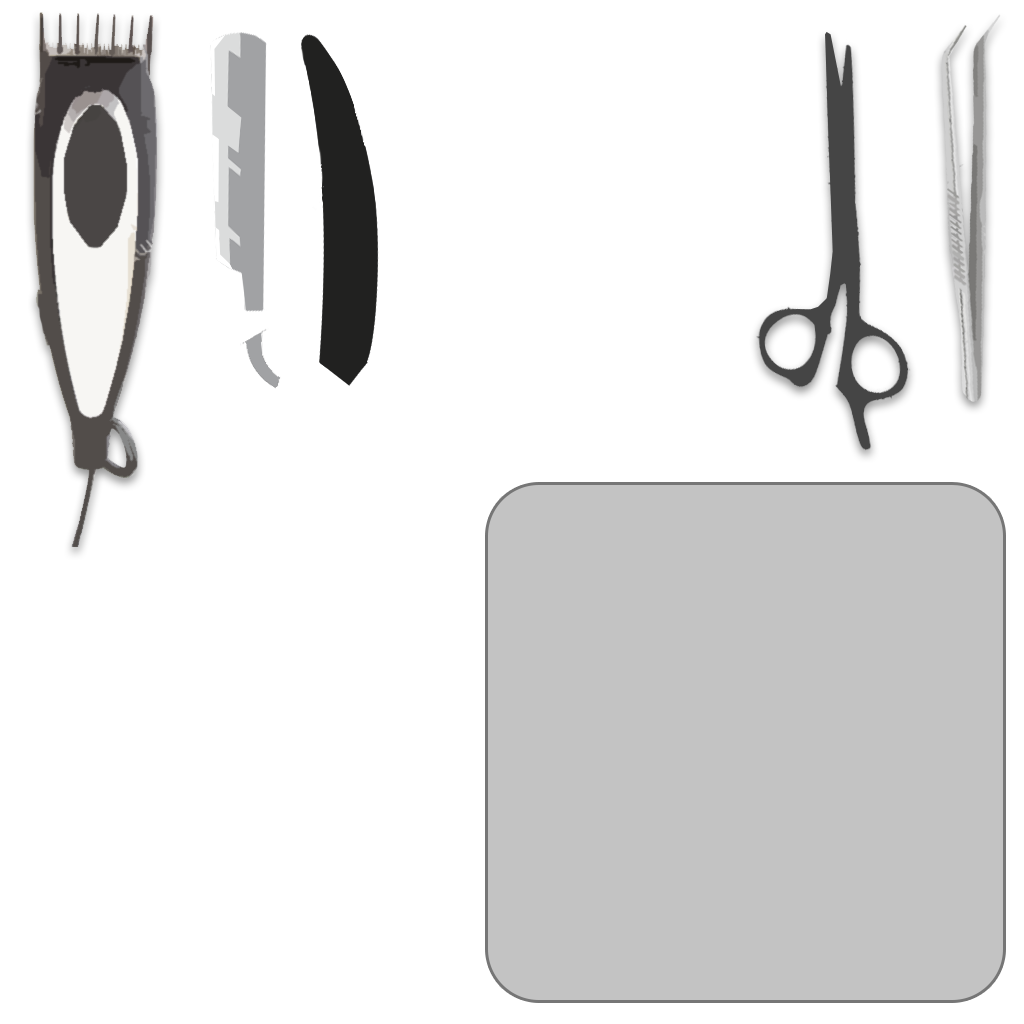
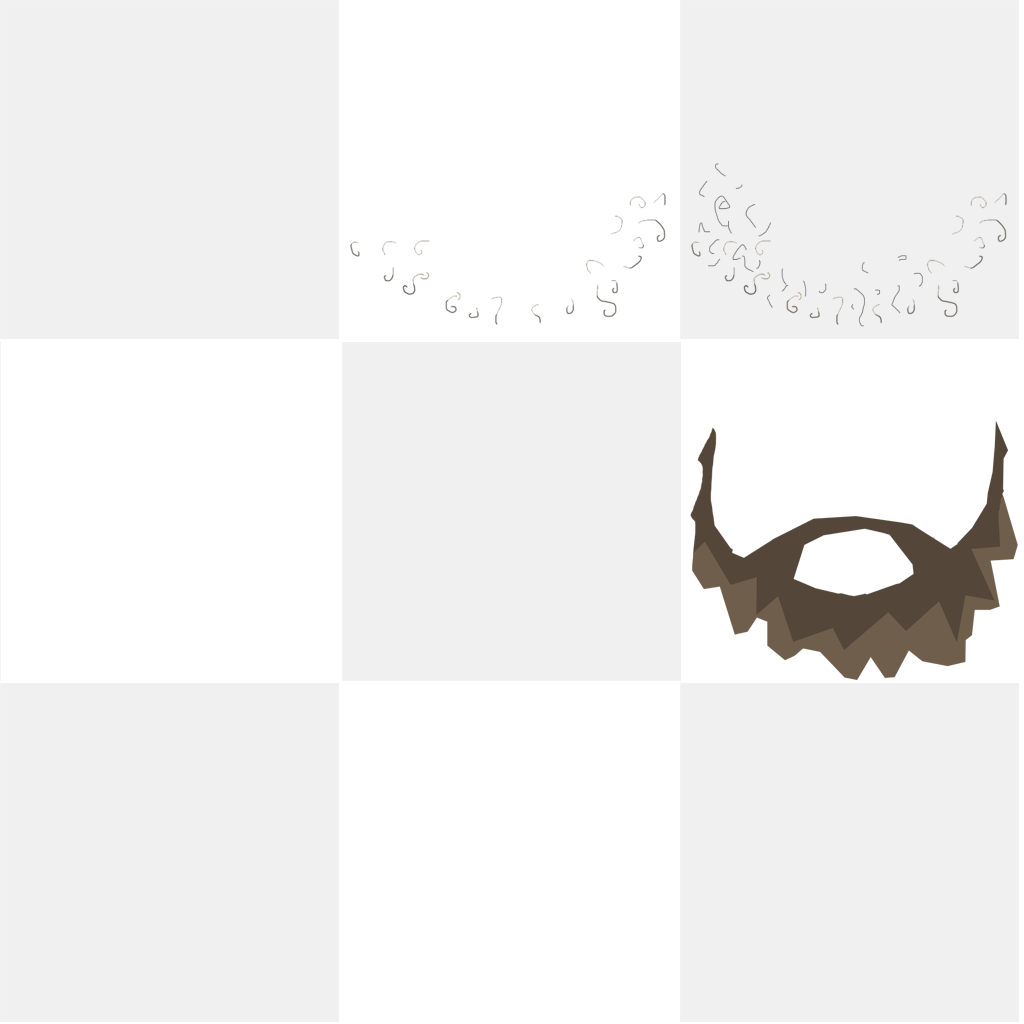
Before/after of a 1024 × 1024 layered artwork. What changed in the layer stack:
renamed "Beard-Bits" to "Beard-States", showed the group it (7 layers) over [0, 0, 1019, 1022]
added layer "Layer 16" in group "Beard-States" over [691, 163, 1007, 327]
renamed "Layer 11" to "State2", painted on it over [57, 128, 666, 379]
renamed "Layer 4" to "State4", painted on it over [117, 420, 1018, 767]
added group "Guides" with 2 layers in group "Beard-States" over [0, 0, 1019, 1022]
added layer "Grid" (15%) in group "Guides" over [0, 0, 1019, 1022]
hid group "Tool-Bits" (7 layers) over [5, 1, 1003, 1000]
hid "ToolTray" over [488, 485, 1003, 1000]
moved "Layer 13" into group "Razor", painted on it over [209, 1, 379, 554]
painted on "Tools" over [19, 12, 158, 547]
